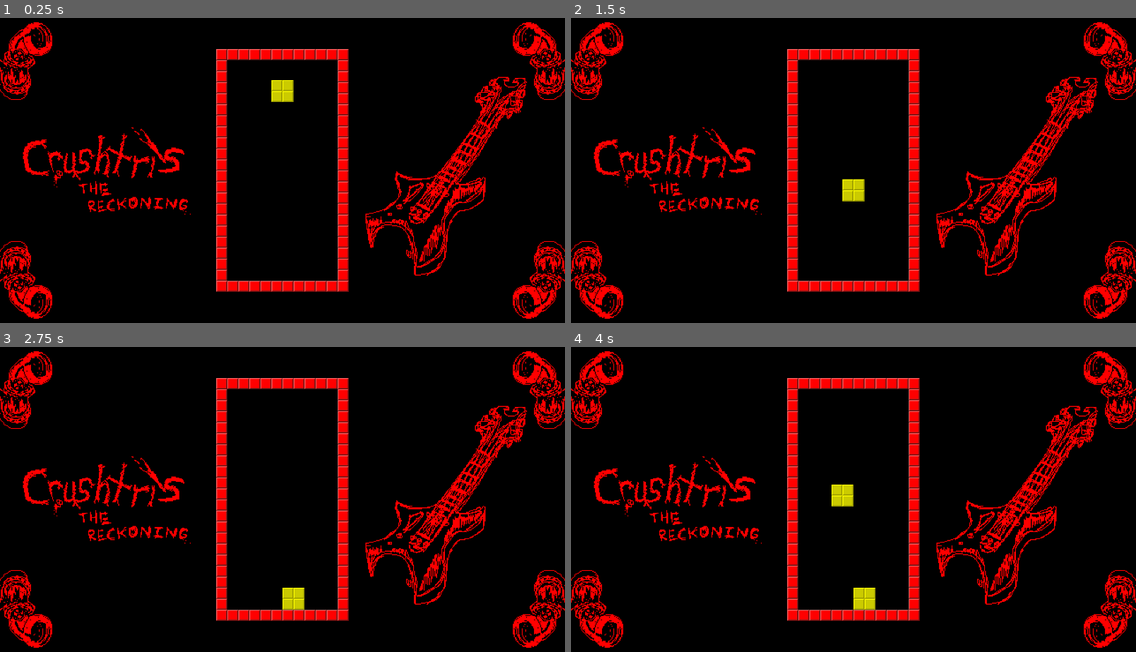
Above: before the commit, frames 1-4 (two rows, left to right).
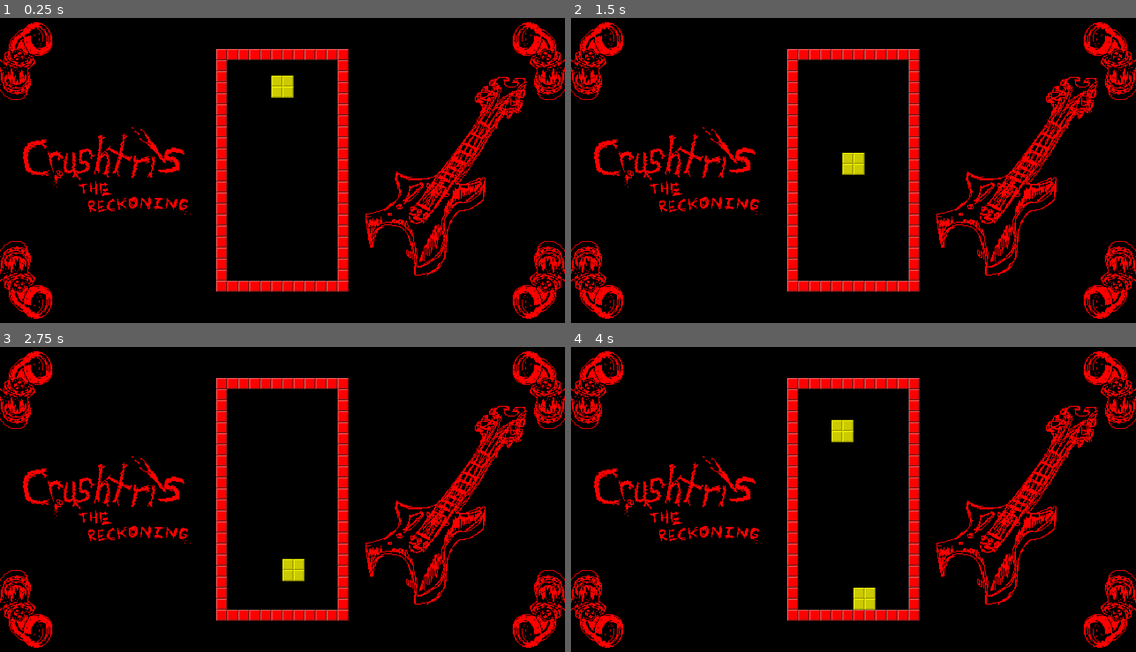
Above: after the commit, the same moments.

Repository: Galitie/mini-tyler-games
Game: Godot game, scene res://crushris/crushris.tscn
Same seed, same stepped clock (60 frames per second), same inputs: the game is played once before the commit and once after it. This scene is started directly instead of the project's main scene. Video files are missing from this copy of the repository; at most half a second of black plays in their place.
Inputs:
- Up to frame 1 (0.25 s): no input
- Up to frame 2 (1.5 s): hold Right (move_piece_right) 0.53-1.28 s; hold Left (move_piece_left) from 1.28 s (still down)
- Up to frame 3 (2.75 s): release Left (move_piece_left) at 2.03 s; hold Right (move_piece_right) from 2.03 s (still down)
- Up to frame 4 (4 s): release Right (move_piece_right) at 3.53 s; hold Left (move_piece_left) from 3.53 s (still down)

The runs differ from the first frame. In frame 1, 0.2% of the frame differs, in the area x 48-52%, y 18-28%; in frame 2, 0.6%, in the area x 48-52%, y 44-61%; in frame 3, 0.6%; in frame 4, 0.6%.

Commit message:
Fixed collision bugs

Diff:
--- a/crushris/block.gd
+++ b/crushris/block.gd
@@ -7,19 +7,19 @@
 var killed: bool = false
 var grounded: bool = true
 
-const FALL_SPEED: float = 3.0
+const FALL_SPEED: float = 140
 
 func _ready() -> void:
 	sprite.animation_finished.connect(_on_animation_finished)
 
-func fall(tile_size: int, grid_origin: Vector2) -> void:
-	if !test_move(global_transform, Vector2(0, FALL_SPEED)):
-		global_position.y += FALL_SPEED
+func fall(tile_size: int, grid_origin: Vector2, delta: float) -> void:
+	if !test_move(global_transform, Vector2(0, FALL_SPEED) * delta, null, 0.001):
+		global_position.y += FALL_SPEED * delta
 		grounded = false
 	else:
 		global_position = grid_origin + Vector2(
-			floor((global_position.x - grid_origin.x) / tile_size) * tile_size,
-			-floor((grid_origin.y - global_position.y) / tile_size) * tile_size
+			round((global_position.x - grid_origin.x) / tile_size) * tile_size,
+			-round((grid_origin.y - global_position.y) / tile_size) * tile_size
 		)
 		grounded = true
 
--- a/crushris/crushris.gd
+++ b/crushris/crushris.gd
@@ -14,7 +14,9 @@
 const PIECE_SPAWN_POINT: Vector2 = Vector2(615, 110)
 const BOTTOM_LEFT_ROW_ORIGIN: Vector2 = Vector2(515, 585)
 
-const PIECE_FALL_SPEED: float = 3.0
+const PIECE_FALL_SPEED: float = 140
+const PIECE_HORIZONTAL_SPEED: float = 350
+var piece_destination: Vector2 = Vector2.ZERO
 
 var active_piece: Piece = null
 
@@ -25,9 +27,6 @@
 var block_killer_timer_length: int = 5
 
 const WORLD_COLLISION_LAYER: int = 1
-
-const PIECE_HORIZONTAL_SPEED: float = 10
-var piece_destination: Vector2 = Vector2.ZERO
 
 @onready var space_state: PhysicsDirectSpaceState2D = get_world_2d().direct_space_state
 
@@ -45,9 +44,6 @@
 	spawn_piece()
 
 func _physics_process(delta: float) -> void:
-	# TODO: There's an occasional bug that spares some blocks from death,
-	# leaving them floating in mid-air. I'm not sure what causes it yet.
-	# Starting to think a falling block gets stuck within another one...
 	if death_row.size() != 0:
 		block_killer_timer += 1
 		if block_killer_timer >= block_killer_timer_length:
@@ -58,7 +54,7 @@
 	elif fall_blocks.size():
 		var still_falling: bool = false
 		for block in fall_blocks:
-			block.fall(TILE_SIZE, BOTTOM_LEFT_ROW_ORIGIN)
+			block.fall(TILE_SIZE, BOTTOM_LEFT_ROW_ORIGIN, delta)
 			if !block.grounded:
 				still_falling = true
 		if !still_falling:
@@ -68,7 +64,7 @@
 		spawn_piece()
 
 	if active_piece:
-		active_piece.position.x = move_toward(active_piece.position.x, piece_destination.x, PIECE_HORIZONTAL_SPEED)
+		active_piece.position.x = move_toward(active_piece.position.x, piece_destination.x, PIECE_HORIZONTAL_SPEED * delta)
 
 		if Input.is_action_just_pressed("rotate_piece_left"):
 			active_piece.turn(-PI / 2)
@@ -76,14 +72,14 @@
 			active_piece.turn(PI / 2)
 
 		if Input.is_action_just_pressed("move_piece_left"):
-			if !active_piece.check_contact(Vector2(-TILE_SIZE, 0)):
+			if !active_piece.check_contact(Vector2(-TILE_SIZE + 1, 0)):
 				piece_destination.x = active_piece.position.x - TILE_SIZE
 		if Input.is_action_just_pressed("move_piece_right"):
-			if !active_piece.check_contact(Vector2(TILE_SIZE, 0)):
+			if !active_piece.check_contact(Vector2(TILE_SIZE - 1, 0)):
 				piece_destination.x = active_piece.position.x + TILE_SIZE
 
-		if !active_piece.check_contact(Vector2(0, PIECE_FALL_SPEED)):
-			active_piece.position.y += PIECE_FALL_SPEED
+		if !active_piece.check_contact(Vector2(0, PIECE_FALL_SPEED * delta)):
+			active_piece.position.y += PIECE_FALL_SPEED * delta
 			snap_timer = 0
 		else:
 			active_piece.position.y = snap_piece_position(active_piece.position).y
@@ -105,8 +101,8 @@
 
 func snap_piece_position(pos: Vector2) -> Vector2:
 	var result: Vector2 = BOTTOM_LEFT_ROW_ORIGIN + Vector2(
-			floor((pos.x - BOTTOM_LEFT_ROW_ORIGIN.x) / TILE_SIZE) * TILE_SIZE,
-			-floor((BOTTOM_LEFT_ROW_ORIGIN.y - pos.y) / TILE_SIZE) * TILE_SIZE
+			round((pos.x - BOTTOM_LEFT_ROW_ORIGIN.x) / TILE_SIZE) * TILE_SIZE,
+			-round((BOTTOM_LEFT_ROW_ORIGIN.y - pos.y) / TILE_SIZE) * TILE_SIZE
 	)
 	return result
 
--- a/crushris/piece.gd
+++ b/crushris/piece.gd
@@ -10,7 +10,7 @@
 
 func check_contact(destination: Vector2) -> bool:
 	for block in get_children():
-		if block.test_move(block.global_transform, destination):
+		if block.test_move(block.global_transform, destination, null, 0.0):
 			return true
 	return false
 
